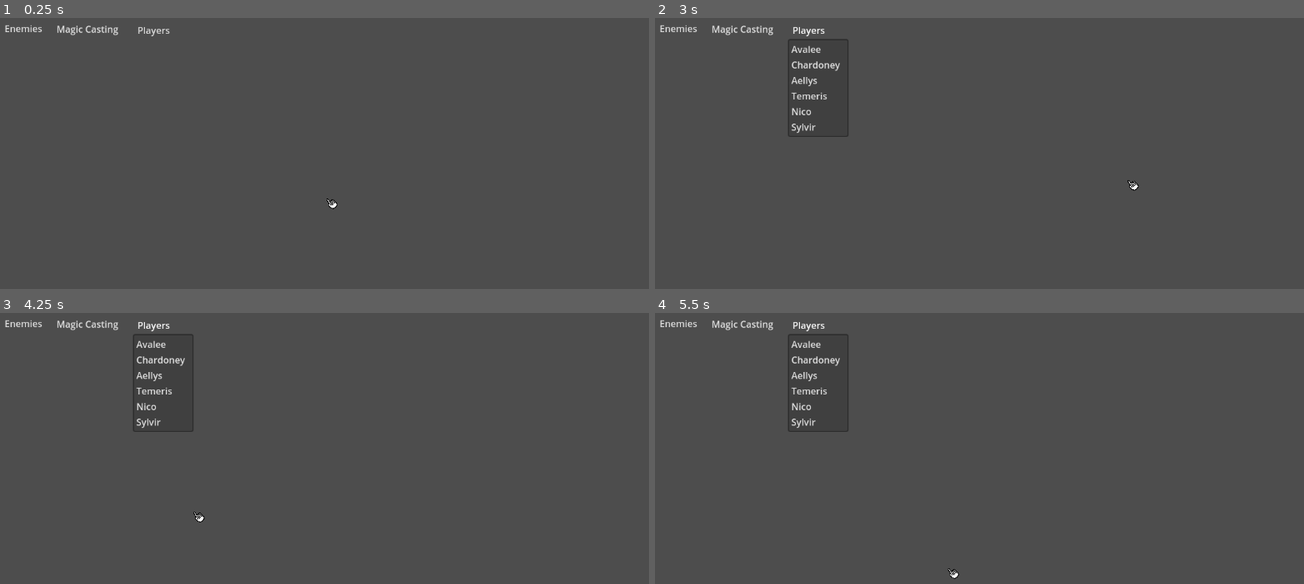
Above: before the commit, frames 1-4 (two rows, left to right).
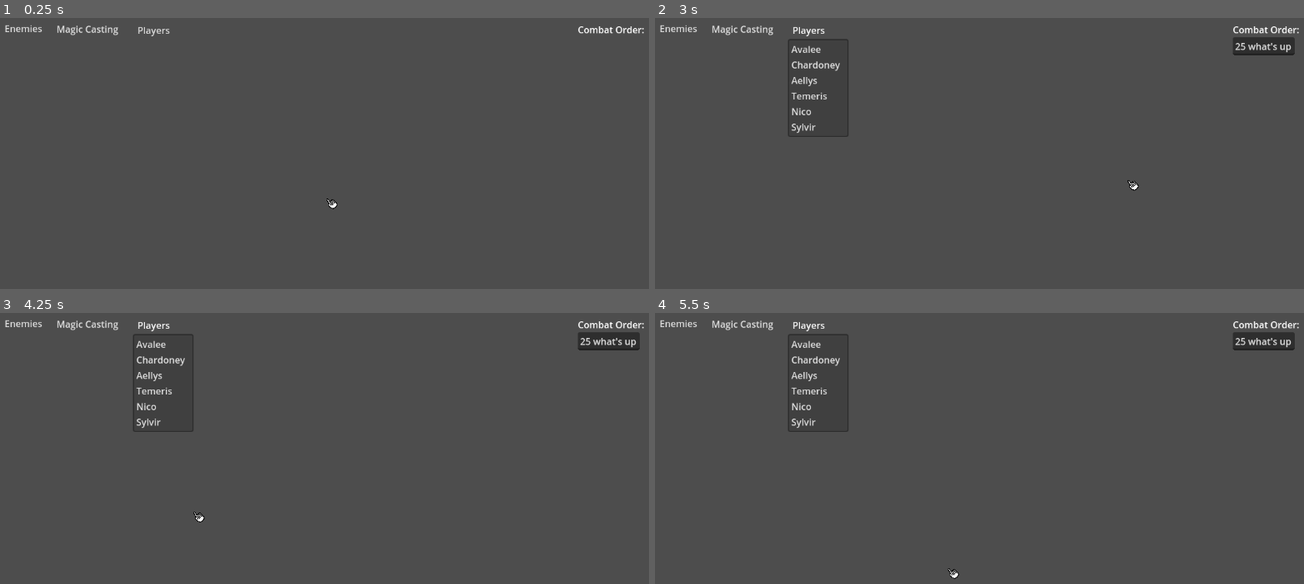
Above: after the commit, the same moments.

Repository: Fonzy2400/TTRPG_player
Game: Godot game, scene res://World.tscn
The game is run twice, just before and just after one commit, with the same random seed, the same clock (stepped at 60 frames per second) and the same inputs.
Inputs (mouse positions are in pixels of both pictures, inside the frame that each line leads up to):
- Up to frame 1 (0.25 s): no input
- Up to frame 2 (3 s): click "Magic Casting" at 0.5 s; click "Enemies" at 1.25 s; click "Players" at 2 s; tap Enter at 2.75 s; move the mouse to (1135, 186) at 2.77 s; hold Z (scaleUp) from 2.78 s (still down); tap N (new_combatant, bound only after the commit) at 2.85 s
- Up to frame 3 (4.25 s): tap M (remove_combatant, bound only after the commit) at 3.05, 3.6 s; tap Space at 3.5 s; move the mouse to (201, 516) at 3.52 s; release Z (scaleUp) at 3.53 s; hold C (scaleDown) from 3.53 s (still down); tap N (new_combatant, bound only after the commit) at 3.8 s
- Up to frame 4 (5.5 s): tap Enter at 4.25 s; move the mouse to (1057, 415) at 4.27 s; release C (scaleDown) at 4.28 s; hold S (cameraDown) 4.28-5.03 s; hold Z (scaleUp) from 4.28 s (still down); tap M (remove_combatant, bound only after the commit) at 4.55 s; tap Space at 5 s; move the mouse to (953, 573) at 5.02 s; tap A (cameraLeft) at 5.1 s; tap N (new_combatant, bound only after the commit) at 5.3 s

The runs differ from the first frame. In frame 1, 0.1% of the frame differs, in the area x 89-100%, y 3-6%; in frame 2, 0.7%, in the area x 89-100%, y 3-14%; in frame 3, 0.7%; in frame 4, 0.7%.

Commit message:
initiative system started
Can add multiple amendable textboxes during runtime for keeping track of turn order

Diff:
--- a/World.tscn
+++ b/World.tscn
@@ -7,6 +7,7 @@
 [ext_resource type="PackedScene" uid="uid://bkltkbteleenc" path="res://player_handler.tscn" id="6_ocs1r"]
 [ext_resource type="Script" path="res://cursor.gd" id="6_ypqia"]
 [ext_resource type="PackedScene" uid="uid://dq5v1it86kno5" path="res://enemy_handler.tscn" id="7_il3h0"]
+[ext_resource type="PackedScene" uid="uid://dlm4wp1coycpi" path="res://initiative_handler.tscn" id="7_ocy4l"]
 [ext_resource type="PackedScene" uid="uid://w08r33mh2o8i" path="res://shape_handler.tscn" id="7_ycuix"]
 
 [sub_resource type="OccluderPolygon2D" id="OccluderPolygon2D_omr64"]
@@ -513,6 +514,12 @@
 offset_right = 303.0
 offset_bottom = 38.0
 
+[node name="initiative_handler" parent="CanvasLayer" instance=ExtResource("7_ocy4l")]
+offset_left = 1000.0
+offset_top = 10.0
+offset_right = 1395.0
+offset_bottom = 103.0
+
 [node name="cursor" type="Sprite2D" parent="."]
 texture_filter = 1
 position = Vector2(28, 23)
--- /dev/null
+++ b/initiative_handler.gd
@@ -0,0 +1,16 @@
+extends Control
+var loadTile
+
+# Called when the node enters the scene tree for the first time.
+func _ready():
+	loadTile = load("res://turn_order_tile.tscn")
+
+
+# Called every frame. 'delta' is the elapsed time since the previous frame.
+func _process(delta):
+	if(Input.is_action_just_pressed("new_combatant")):
+		var tile = loadTile.instantiate()
+		$player_order.add_child(tile)
+	if(Input.is_action_just_pressed("remove_combatant")):
+		for child in $player_order.get_children():
+			$player_order.remove_child(child)
--- /dev/null
+++ b/initiative_handler.tscn
@@ -0,0 +1,22 @@
+[gd_scene load_steps=2 format=3 uid="uid://dlm4wp1coycpi"]
+
+[ext_resource type="Script" path="res://initiative_handler.gd" id="1_0pgyy"]
+
+[node name="initiative_handler" type="Control"]
+layout_mode = 3
+anchors_preset = 0
+offset_right = 395.0
+offset_bottom = 93.0
+script = ExtResource("1_0pgyy")
+
+[node name="Label" type="Label" parent="."]
+layout_mode = 2
+offset_right = 395.0
+offset_bottom = 26.0
+text = "Combat Order:"
+
+[node name="player_order" type="VBoxContainer" parent="."]
+layout_mode = 0
+offset_top = 25.0
+offset_right = 40.0
+offset_bottom = 65.0
--- a/project.godot
+++ b/project.godot
@@ -76,3 +76,13 @@
 "events": [Object(InputEventKey,"resource_local_to_scene":false,"resource_name":"","device":-1,"window_id":0,"alt_pressed":false,"shift_pressed":false,"ctrl_pressed":false,"meta_pressed":false,"pressed":false,"keycode":0,"physical_keycode":67,"key_label":0,"unicode":99,"echo":false,"script":null)
 ]
 }
+new_combatant={
+"deadzone": 0.5,
+"events": [Object(InputEventKey,"resource_local_to_scene":false,"resource_name":"","device":-1,"window_id":0,"alt_pressed":false,"shift_pressed":false,"ctrl_pressed":false,"meta_pressed":false,"pressed":false,"keycode":0,"physical_keycode":78,"key_label":0,"unicode":110,"echo":false,"script":null)
+]
+}
+remove_combatant={
+"deadzone": 0.5,
+"events": [Object(InputEventKey,"resource_local_to_scene":false,"resource_name":"","device":-1,"window_id":0,"alt_pressed":false,"shift_pressed":false,"ctrl_pressed":false,"meta_pressed":false,"pressed":false,"keycode":0,"physical_keycode":77,"key_label":0,"unicode":109,"echo":false,"script":null)
+]
+}
--- /dev/null
+++ b/turn_order_tile.gd
@@ -0,0 +1,17 @@
+extends LineEdit
+var initiative
+
+
+# Called when the node enters the scene tree for the first time.
+func _ready():
+	var string = text
+	#print(string.get_slice("penis",2))
+	var stringSlice = text.substr(0,2)
+	var numString = int(stringSlice)
+	var number = int(numString)
+	initiative = number
+
+
+# Called every frame. 'delta' is the elapsed time since the previous frame.
+func _process(delta):
+	pass
--- /dev/null
+++ b/turn_order_tile.tscn
@@ -0,0 +1,11 @@
+[gd_scene load_steps=2 format=3 uid="uid://d08j7a1ibr8gk"]
+
+[ext_resource type="Script" path="res://turn_order_tile.gd" id="1_3t265"]
+
+[node name="tile" type="LineEdit"]
+offset_right = 200.0
+offset_bottom = 31.0
+scale = Vector2(0.776, 1.08428)
+text = "25 what's up"
+expand_to_text_length = true
+script = ExtResource("1_3t265")
Not shown: 1 places in World.tscn that only renumber resources
